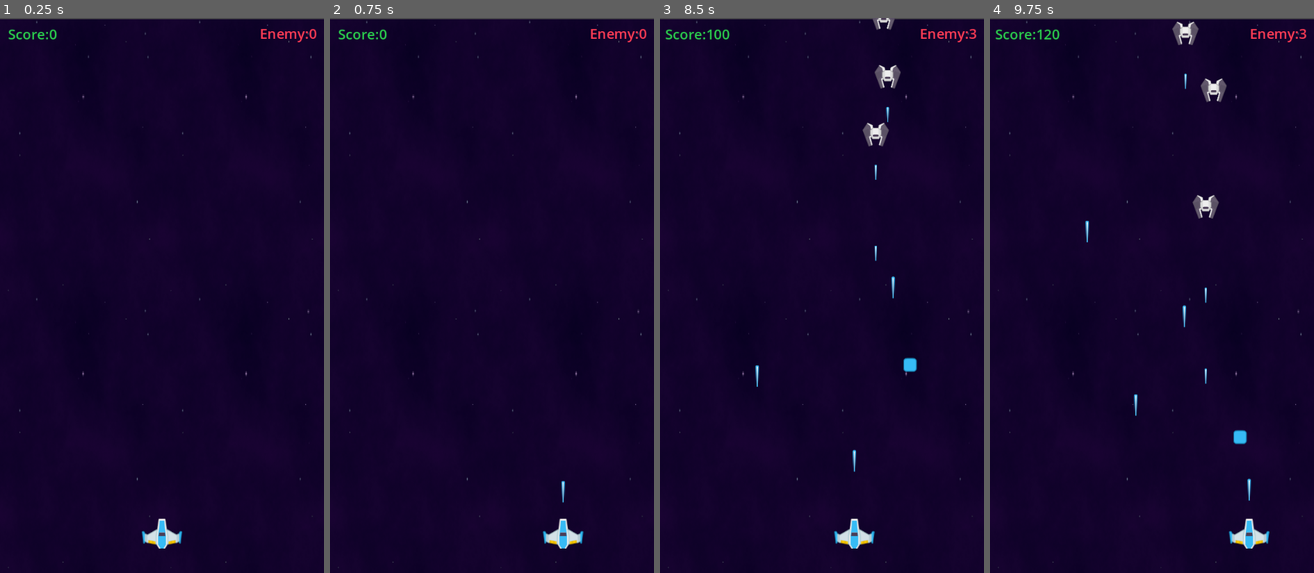
Above: before the commit, frames 1-4 (left to right).
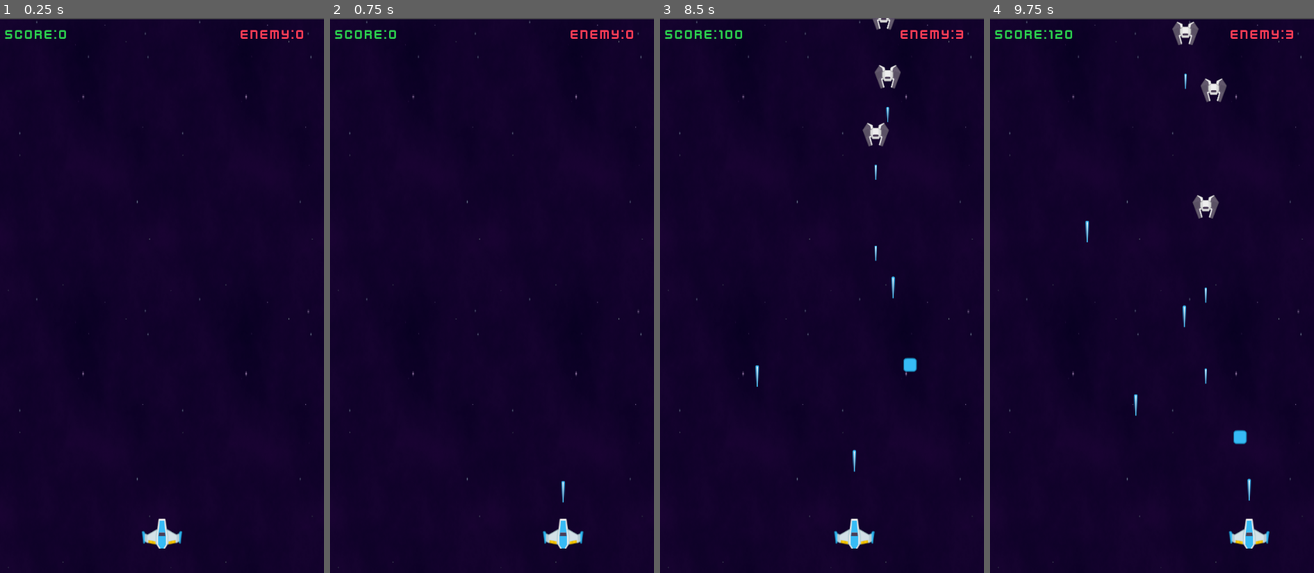
Above: after the commit, the same moments.

Repository: lzhphantom/SpaceGame
Game: Godot game, scene res://main.tscn
Two runs of this game, one before a commit and one after it. Both use one fixed random seed, a clock stepped at 60 frames per second and the inputs below.
Inputs (mouse positions are in pixels of both pictures, inside the frame that each line leads up to):
- Up to frame 1 (0.25 s): no input
- Up to frame 2 (0.75 s): tap Enter (ui_accept) at 0.5 s; move the mouse to (563, 267) at 0.52 s; click (563, 267) at 0.6 s
- Up to frame 3 (8.5 s): tap Enter (ui_accept) at 0.77, 1.52, 3.02, 3.77, 4.52, 6.02, 6.77, 7.52 s; move the mouse to (757, 323) at 1.27 s; click (757, 323) at 1.35 s; move the mouse to (854, 173) at 2.02 s; click (854, 173) at 2.1 s; move the mouse to (805, 406) at 2.77 s; click (805, 406) at 2.85 s; move the mouse to (919, 378) at 3.52 s; click (919, 378) at 3.6 s; move the mouse to (724, 212) at 4.27 s; click (724, 212) at 4.35 s; move the mouse to (838, 295) at 5.02 s; click (838, 295) at 5.1 s; move the mouse to (773, 156) at 5.77 s; click (773, 156) at 5.85 s; move the mouse to (893, 267) at 6.52 s; click (893, 267) at 6.6 s; move the mouse to (757, 323) at 7.27 s; click (757, 323) at 7.35 s; move the mouse to (854, 173) at 8.02 s; click (854, 173) at 8.1 s
- Up to frame 4 (9.75 s): move the mouse to (1135, 406) at 8.77 s; click (1135, 406) at 8.85 s; tap Enter (ui_accept) at 9.02 s; move the mouse to (1249, 378) at 9.52 s; click (1249, 378) at 9.6 s

The runs differ from the first frame. In frame 1, 0.5% of the frame differs, in the area x 1-98%, y 1-5%; in frame 2, 0.5%; in frame 3, 0.5%; in frame 4, 0.5%.

Commit message:
添加 攻击，死亡的声音

Diff:
--- a/main.tscn
+++ b/main.tscn
@@ -1,22 +1,27 @@
-[gd_scene load_steps=11 format=3 uid="uid://c867trfaps5a3"]
+[gd_scene load_steps=13 format=3 uid="uid://c867trfaps5a3"]
 
 [ext_resource type="Texture2D" uid="uid://bspr3s4ox22yf" path="res://back.png" id="1_4llj3"]
 [ext_resource type="Script" path="res://scripts/sched/EnemySpawner.gd" id="2_27knw"]
 [ext_resource type="PackedScene" uid="uid://dvbn3rcl3t7nj" path="res://scenes/player/player.tscn" id="3_m16il"]
 [ext_resource type="Script" path="res://scripts/label/ScoreLabel.gd" id="4_fmpr8"]
+[ext_resource type="FontFile" uid="uid://cdmwvpa7iudnr" path="res://assets/Bonus/kenvector_future_thin.ttf" id="5_k3s3b"]
 [ext_resource type="Script" path="res://scripts/label/EnemyCountLabel.gd" id="5_lru1k"]
 [ext_resource type="Script" path="res://scripts/label/GameOverLabel.gd" id="6_1h0fk"]
 [ext_resource type="PackedScene" uid="uid://cv4abwsjql6rl" path="res://scenes/enemy/enemy.tscn" id="7_buxr8"]
+[ext_resource type="FontFile" uid="uid://bxpv8jibumea0" path="res://assets/Bonus/kenvector_future.ttf" id="8_47uyh"]
 
 [sub_resource type="LabelSettings" id="LabelSettings_gfx3b"]
+font = ExtResource("5_k3s3b")
 font_size = 24
 font_color = Color(0.169981, 0.811434, 0.301142, 1)
 
 [sub_resource type="LabelSettings" id="LabelSettings_ba0kk"]
+font = ExtResource("5_k3s3b")
 font_size = 24
 font_color = Color(1, 0.23931, 0.333109, 1)
 
 [sub_resource type="LabelSettings" id="LabelSettings_jfm3i"]
+font = ExtResource("8_47uyh")
 font_size = 52
 
 [node name="main" type="Node2D"]
@@ -49,10 +54,10 @@
 metadata/_edit_lock_ = true
 
 [node name="EnemyCountLabel" type="Label" parent="."]
-offset_left = 448.0
-offset_top = 9.0
-offset_right = 550.0
-offset_bottom = 46.0
+offset_left = 406.0
+offset_top = 10.0
+offset_right = 540.0
+offset_bottom = 47.0
 text = "Enemy:0
 "
 label_settings = SubResource("LabelSettings_ba0kk")
--- a/scenes/enemy/enemy.tscn
+++ b/scenes/enemy/enemy.tscn
@@ -1,9 +1,10 @@
-[gd_scene load_steps=6 format=3 uid="uid://cv4abwsjql6rl"]
+[gd_scene load_steps=7 format=3 uid="uid://cv4abwsjql6rl"]
 
 [ext_resource type="Script" path="res://scripts/enemy/enemy.gd" id="1_jg4qh"]
 [ext_resource type="PackedScene" uid="uid://lnsnr73c1pr7" path="res://scenes/upgrade/laserupgrade.tscn" id="2_bj2kt"]
 [ext_resource type="Texture2D" uid="uid://b1doxbiansc1p" path="res://assets/PNG/Enemies/enemyBlack1.png" id="2_ehx2h"]
 [ext_resource type="PackedScene" uid="uid://dts6fgeet0j6o" path="res://scenes/laser/laser_enemy.tscn" id="3_cbr5k"]
+[ext_resource type="AudioStream" uid="uid://cys01s4ph4ph7" path="res://assets/Bonus/sfx_laser2.ogg" id="5_fafuk"]
 
 [sub_resource type="CircleShape2D" id="CircleShape2D_3apgq"]
 radius = 44.898
@@ -27,4 +28,7 @@
 
 [node name="LaserTimer" type="Timer" parent="."]
 
+[node name="fireAudio" type="AudioStreamPlayer2D" parent="."]
+stream = ExtResource("5_fafuk")
+
 [connection signal="area_entered" from="." to="." method="_on_area_entered"]
--- a/scenes/player/player.tscn
+++ b/scenes/player/player.tscn
@@ -1,8 +1,9 @@
-[gd_scene load_steps=5 format=3 uid="uid://dvbn3rcl3t7nj"]
+[gd_scene load_steps=6 format=3 uid="uid://dvbn3rcl3t7nj"]
 
 [ext_resource type="Script" path="res://scripts/player/player.gd" id="1_0wb8q"]
 [ext_resource type="PackedScene" uid="uid://dqj1sk734rdqt" path="res://scenes/laser/laser.tscn" id="2_4uukq"]
 [ext_resource type="Texture2D" uid="uid://3p2gkwku7ler" path="res://assets/PNG/playerShip1_blue.png" id="2_ji0ch"]
+[ext_resource type="AudioStream" uid="uid://cvc14jisl235r" path="res://assets/Bonus/sfx_laser1.ogg" id="4_r5fvx"]
 
 [sub_resource type="CircleShape2D" id="CircleShape2D_3apgq"]
 radius = 49.2544
@@ -22,4 +23,9 @@
 scale = Vector2(0.7, 0.7)
 shape = SubResource("CircleShape2D_3apgq")
 
+[node name="fireAudio" type="AudioStreamPlayer2D" parent="."]
+stream = ExtResource("4_r5fvx")
+
+[node name="loseAudio" type="AudioStreamPlayer2D" parent="."]
+
 [connection signal="area_entered" from="." to="." method="_on_area_entered"]
--- a/scripts/enemy/enemy.gd
+++ b/scripts/enemy/enemy.gd
@@ -72,6 +72,7 @@
 
 
 func auto_attack():
+	$fireAudio.play()
 	var collision_shape = $CollisionShape2D
 	var shape = collision_shape.shape
 	var self_x = shape.radius
--- a/scripts/player/player.gd
+++ b/scripts/player/player.gd
@@ -27,6 +27,7 @@
 
 	var laser
 	if Input.is_action_just_pressed("fire"):
+		$fireAudio.play()
 		if LaserObjectPool.check_laser_pool():
 			laser = LaserObjectPool.reborn_laser()
 		else:
@@ -55,6 +56,7 @@
 func game_over():
 	self.queue_free()
 	GameState.is_game_over = true
+	$loseAudio.play()
 
 func fire_upgrade():
 	LaserObjectPool.upgrade_laser()
